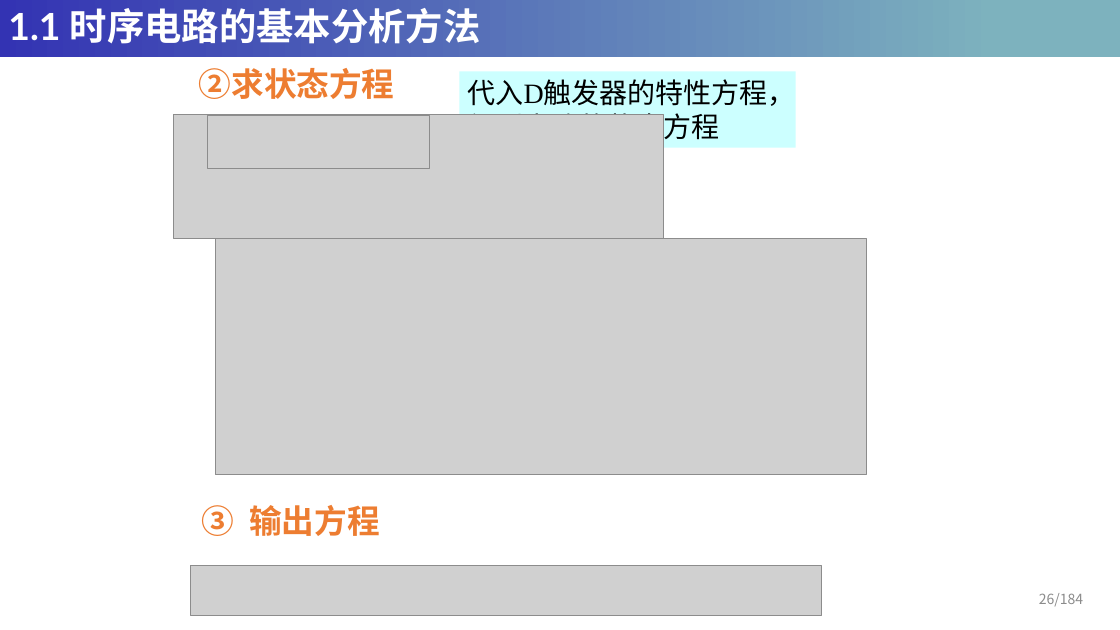
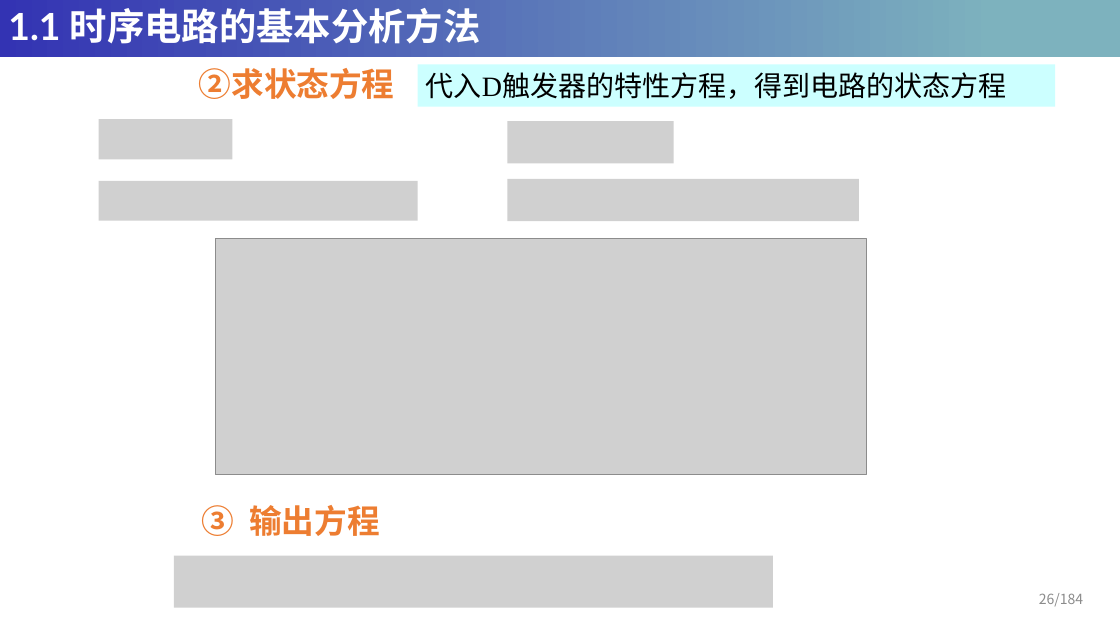
Before and after one commit to HeyuanMingong/heyuanmingong.github.io, a slide deck: slide 26 of DC/第六章-时序逻辑电路.pptx. Drawn at 1120x630 pixels with LibreOffice and Linux fonts; fonts in the diff are those of the drawing; grey boxes stand for pictures. Boxes give left, top, right and bottom in pixels: in the first picture for what was removed or moved away, otherwise in the second. Text is boxed around its words. In the diff, an @@ line names an element or a change of style, - is before the commit and + after.

```diff
--- a/DC/第六章-时序逻辑电路.pptx
+++ b/DC/第六章-时序逻辑电路.pptx
@@ rectangle "代入D触发器的特性方程，得到电路的状态方程": place and size @@
-rectangle "代入D触发器的特性方程，得到电路的状态方程" at [460,71,796,148]
+rectangle "代入D触发器的特性方程，得到电路的状态方程" at [418,65,1055,107]
@@ picture added at [98,119,232,160] @@
@@ picture removed at [174,115,664,239] @@
@@ picture removed at [208,116,429,169] @@
@@ picture added at [507,121,674,163] @@
@@ picture added at [507,179,860,221] @@
@@ picture added at [98,181,418,220] @@
@@ picture: place and size @@
-picture at [191,566,822,616]
+picture at [174,556,773,608]
```
Also in this commit, not shown: 20 other slides changed, 1 other file.
